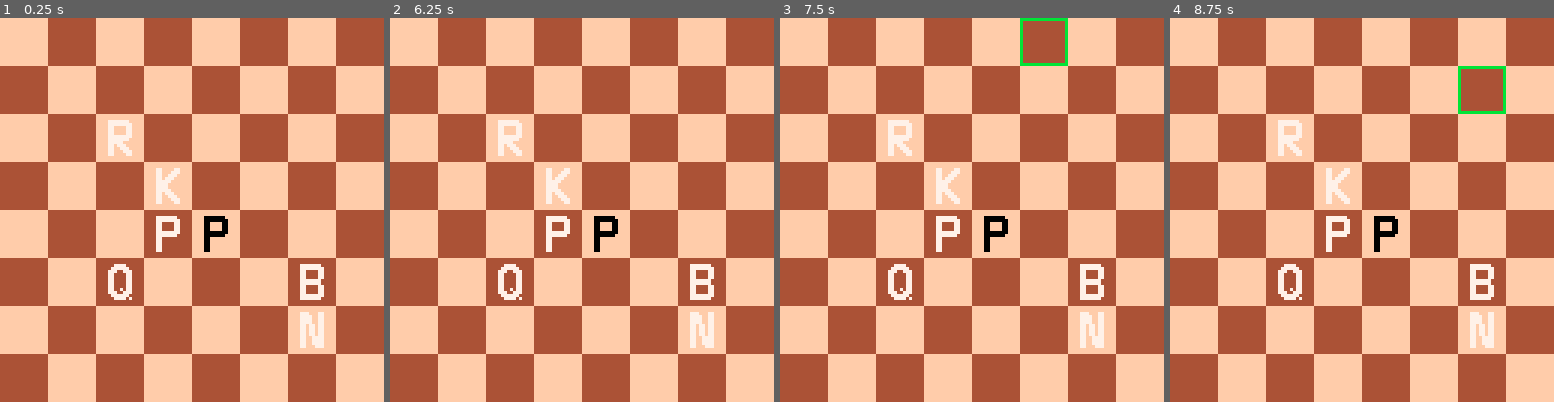
Above: before the commit, frames 1-4 (left to right).
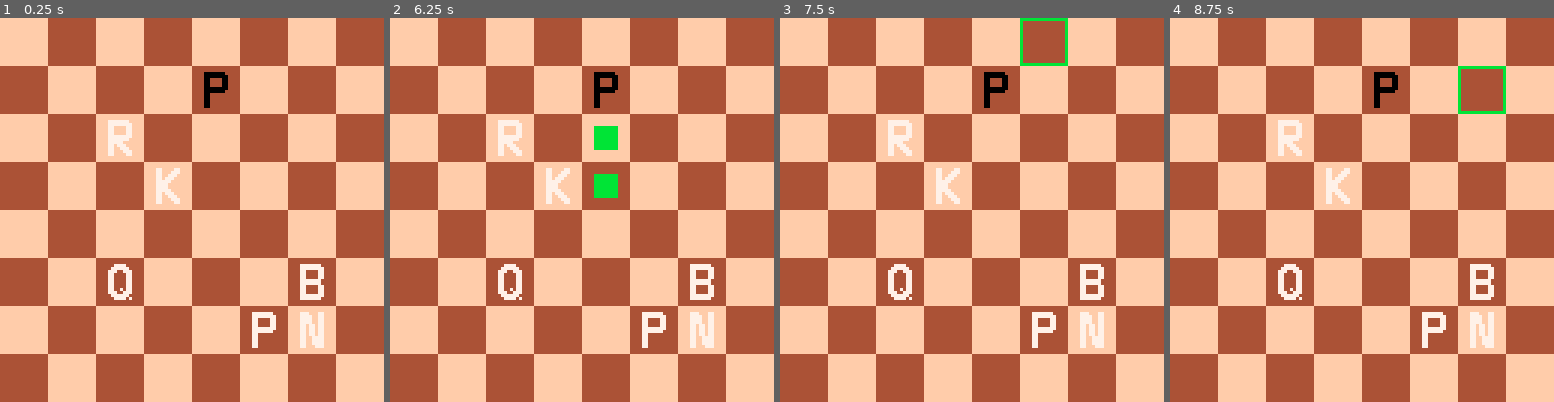
Above: after the commit, the same moments.

Repository: GrayFennec/p8chess
Game: PICO-8 cartridge chess.p8
Same seed, same stepped clock (60 frames per second), same inputs: the game is played once before the commit and once after it.
Inputs:
- Up to frame 1 (0.25 s): no input
- Up to frame 2 (6.25 s): hold Right 1.6-2.1 s; hold Up 2.15-2.42 s; hold Right 2.47-3.03 s; hold Left 3.08-3.58 s; hold Down 3.63-3.97 s; hold Right 4.02-4.68 s; hold Up 4.73-5.03 s; hold Left 5.08-5.68 s; hold Down 5.73-6.03 s; hold Right from 6.08 s (still down)
- Up to frame 3 (7.5 s): release Right at 6.58 s; hold Right 6.63-7.13 s; hold Up 7.18-7.45 s
- Up to frame 4 (8.75 s): hold Right 7.5-8.07 s; hold Left 8.12-8.62 s; hold Down from 8.67 s (still down)

The runs differ from the first frame. In frame 1, 1.3% of the frame differs, in the area x 40-72%, y 14-86%; in frame 2, 2.1%; in frame 3, 1.3%; in frame 4, 1.3%.

Commit message:
added double foward pawn moves

Diff:
--- a/chess.p8
+++ b/chess.p8
@@ -23,8 +23,8 @@
 	init_board(brdw,brdh)
 	new_knight(7,7,0)
 	new_king(4,4,0)
-	new_pawn(5,4,0)
-	new_pawn(5,5,1)
+	new_pawn(7,6,0)
+	new_pawn(2,5,1)
 	new_bishop(6,7,0)
 	new_rook(3,3,0)
 	new_queen(6,3,0)
@@ -63,13 +63,21 @@
 	pawn = new_piece(r,c,p)
 	pawn.sprnum = 0
 	pawn.legmov = function(this)
+	 moves = {}
 	 --calculate one row foward
 		if p == 0 then
-			fow = r-1
+			add(moves,{r-1,c})
+			--double move for white
+			if r == brdh - 1	then
+				add(moves,{r-2, c})
+			end
 		else
-			fow = r+1
+			add(moves,{r+1,c})
+			--double move for black
+			if r == 2	then
+				add(moves,{4, c})
+			end
 		end
-		moves = {{fow,c}}
 		return moves
 	end
 	add_piece(pawn,r,c)
@@ -102,7 +110,7 @@
 	bishop.sprnum = 4
 	bishop.legmov = function(this)
 	 moves = {}
-	 for i=1,max(brdw,brdh) do
+	 for i = 1,max(brdw,brdh) do
 	 	add(moves,{r+i,c+i})
 	 	add(moves,{r-i,c+i})
 	 	add(moves,{r+i,c-i})
@@ -119,7 +127,7 @@
 	rook.sprnum = 6
 	rook.legmov = function(this)
 	 moves = {}
-		for i=1,max(brdw,brdh) do
+		for i = 1,max(brdw,brdh) do
 	 	add(moves,{r,c-i})
 	 	add(moves,{r,c+i})
 	 	add(moves,{r-i,c})
@@ -136,7 +144,7 @@
 	queen.sprnum = 8
 	queen.legmov = function(this)
 	 moves = {}
-	 for i=1,max(brdw,brdh) do
+	 for i = 1,max(brdw,brdh) do
 	 	add(moves,{r+i,c+i})
 	 	add(moves,{r-i,c+i})
 	 	add(moves,{r+i,c-i})
